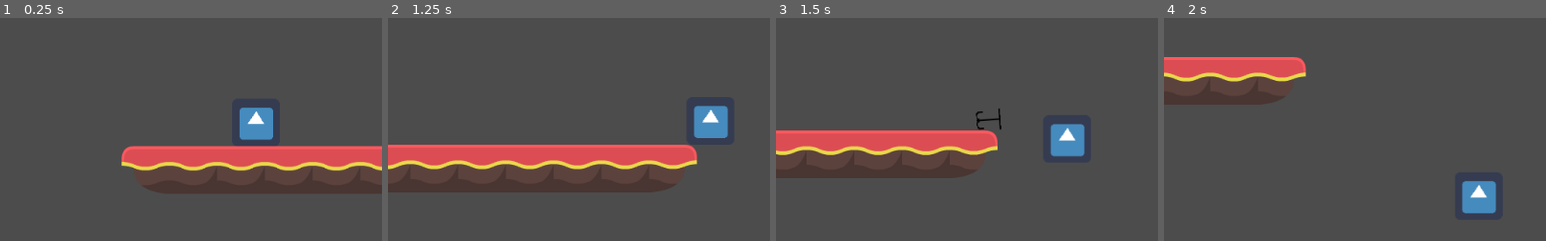
Above: before the commit, frames 1-4 (left to right).
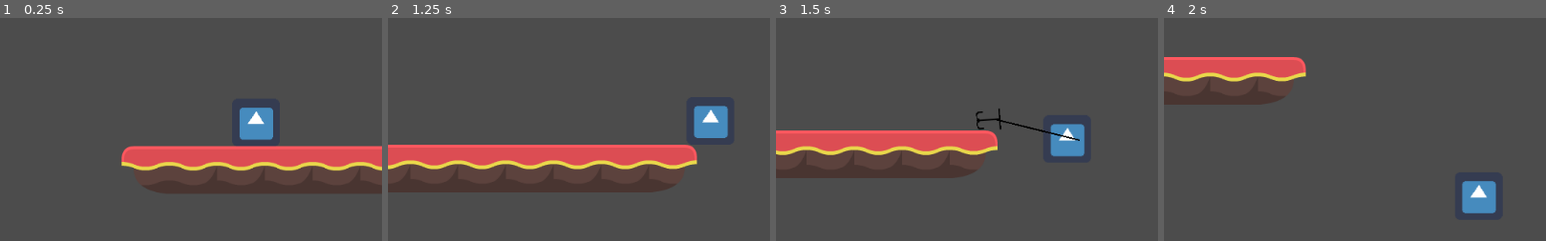
Above: after the commit, the same moments.

Repository: Lukas-VanDyke/Platformer-Prototype
Game: Godot game, scene res://Scenes/Room.tscn
Same seed, same stepped clock (60 frames per second), same inputs: the game is played once before the commit and once after it. The engine's default icon, where the game draws it, is replaced by a stand-in: a white triangle on a blue panel in a dark square.
Inputs (mouse positions are % of the whole screen's width and height, from its top left):
- Up to frame 1 (0.25 s): no input
- Up to frame 2 (1.25 s): move the mouse to (72, 45) at 0.52 s; hold D (right) from 0.53 s (still down); click (72, 45) at 0.6 s
- Up to frame 3 (1.5 s): keep holding D (right); move the mouse to (30, 55) at 1.27 s; click (30, 55) at 1.35 s
- Up to frame 4 (2 s): keep holding D (right)
The pictures show only the part of the screen within x 16-66%, y 27-77%; the shares and areas given below are measured in that part.

Frames 1-2 are identical in both runs. In frame 3, 0.2% of the frame differs, in the area x 57-80%, y 45-56%; in frame 4, nothing differs.

Commit message:
Link the player and the grappling hook together using the grappling line

Diff:
--- a/src/Scripts/GrapplingHook.gd
+++ b/src/Scripts/GrapplingHook.gd
@@ -5,12 +5,15 @@
 var speed = 20
 
 var hit = false
+var grappleLine = null
 
 signal grapple_hit(collision_position)
 
 func _physics_process(delta):
 	if hit:
 		return
+
+	grappleLine.points[1] = global_position
 
 	velocity = (targetPosition - global_position).normalized() * speed
 	var collisionInfo = move_and_collide(velocity)
@@ -19,7 +22,8 @@
 		hit = true
 		emit_signal("grapple_hit", collisionInfo.position)
 
-func SetVelocity(target):
+func SetVelocity(target, line):
 	look_at(target)
 	rotate(90 * 0.0174533)
 	targetPosition = target
+	grappleLine = line
--- a/src/Scripts/PlayerController.gd
+++ b/src/Scripts/PlayerController.gd
@@ -1,6 +1,7 @@
 extends KinematicBody2D
 
 onready var grapplingHook = load("res://Scenes/Gadgets/GrapplingHook.tscn")
+onready var grappleLine = load("res://Scenes/Gadgets/GrappleLine.tscn")
 
 export (int) var movementSpeed = 500
 export (int) var grapplingSpeed = 1000
@@ -11,25 +12,28 @@
 
 var velocity = Vector2()
 
-var waiting = false
-
 var grappling = false
 var grapplingTarget
 var previousPosition = Vector2()
 
 var hook
+var line
 
 func _physics_process(delta):
-	#if waiting:
-		#return
+	if line != null:
+		line.points[0] = global_position
 
 	if grappling:
-		if (previousPosition - position).length() < 3:
+		if (previousPosition - global_position).length() < 3:
 			grappling = false
-			remove_child(hook)
+			get_parent().remove_child(hook)
 			hook.queue_free()
+			get_parent().remove_child(line)
+			if line != null:
+				line.queue_free()
+				line = null
 
-		previousPosition = position
+		previousPosition = global_position
 		velocity = (grapplingTarget - global_position).normalized() * grapplingSpeed
 		if (grapplingTarget - global_position).length() > 33:
 			velocity = move_and_slide(velocity)
@@ -37,6 +41,10 @@
 			grappling = false
 			get_parent().remove_child(hook)
 			hook.queue_free()
+			get_parent().remove_child(line)
+			if line != null:
+				line.queue_free()
+				line = null
 		return
 
 	get_input()
@@ -62,18 +70,21 @@
 		var space_state = get_world_2d().direct_space_state
 		var result = space_state.intersect_ray(global_position, get_global_mouse_position(), [self])
 		if result:
-			waiting = true
 			SendGrapple(result.position)
 
 func SendGrapple(targetPosition):
 	hook = grapplingHook.instance()
 	get_parent().add_child(hook)
-	print(global_position)
+
+	line = grappleLine.instance()
+	line.points[0] = global_position
+	line.points[1] = global_position
+	get_parent().add_child(line)
+
 	hook.set_global_position(global_position)
-	hook.SetVelocity(targetPosition)
+	hook.SetVelocity(targetPosition, line)
 	hook.connect("grapple_hit", self, "StartGrapple")
 
 func StartGrapple(grapplePosition):
 	grapplingTarget = grapplePosition
 	grappling = true
-	waiting = false
